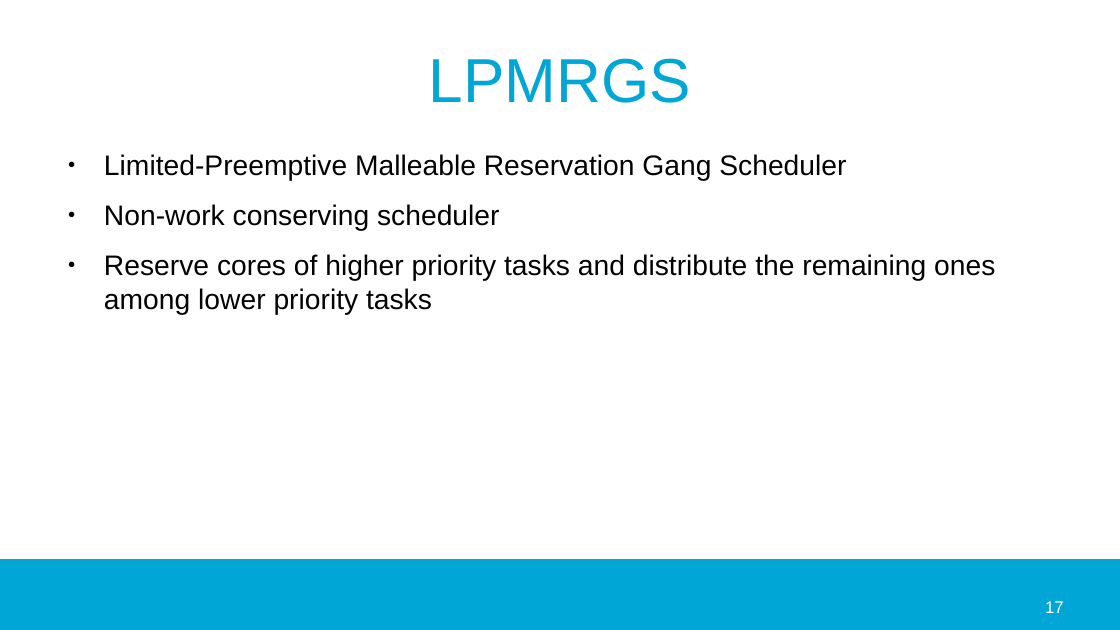
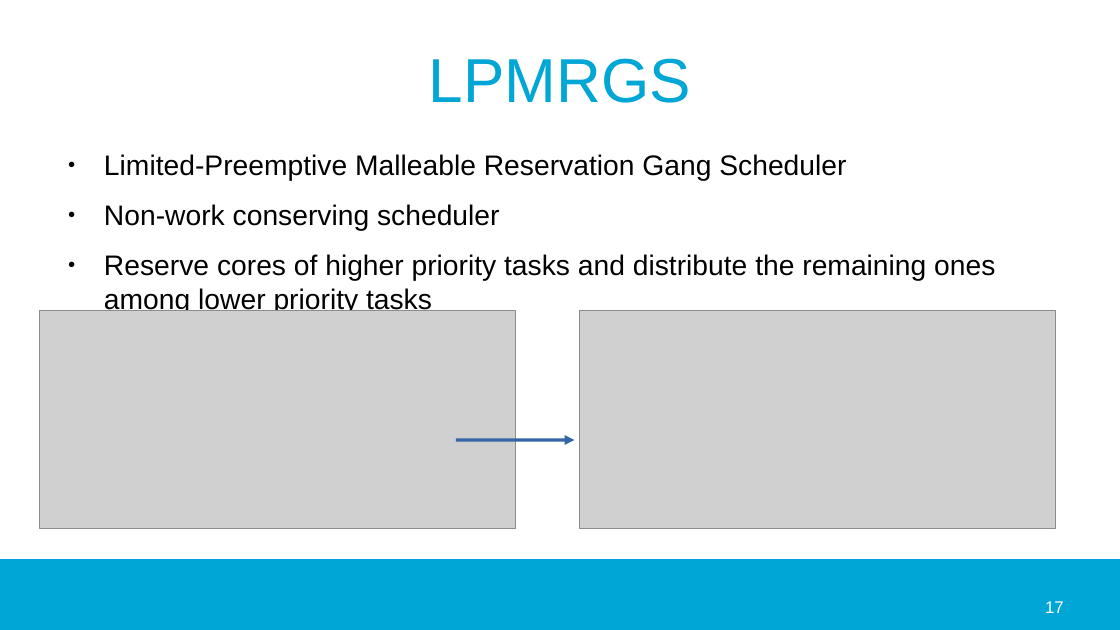
Before and after one commit to jmigual/APATeoria, a slide deck: slide 17 of Notes/TFM_presentations/2020_02_24/2020_02_24.odp. Drawn at 1120x630 pixels with LibreOffice and Linux fonts; fonts in the diff are those of the drawing; grey boxes stand for pictures; background and template pictures are left out. Boxes give left, top, right and bottom in pixels: in the first picture for what was removed or moved away, otherwise in the second. Text is boxed around its words. In the diff, an @@ line names an element or a change of style, - is before the commit and + after.

```diff
--- a/Notes/TFM_presentations/2020_02_24/2020_02_24.odp
+++ b/Notes/TFM_presentations/2020_02_24/2020_02_24.odp
@@ picture added at [40,311,516,528] @@
@@ picture added at [580,310,1057,528] @@
@@ arrow added from (456, 440) to (574, 440), #3465A4 2.3 pt @@
```
Also in this commit, not shown: 6 other slides changed, 1 slide added, 8 other files.
